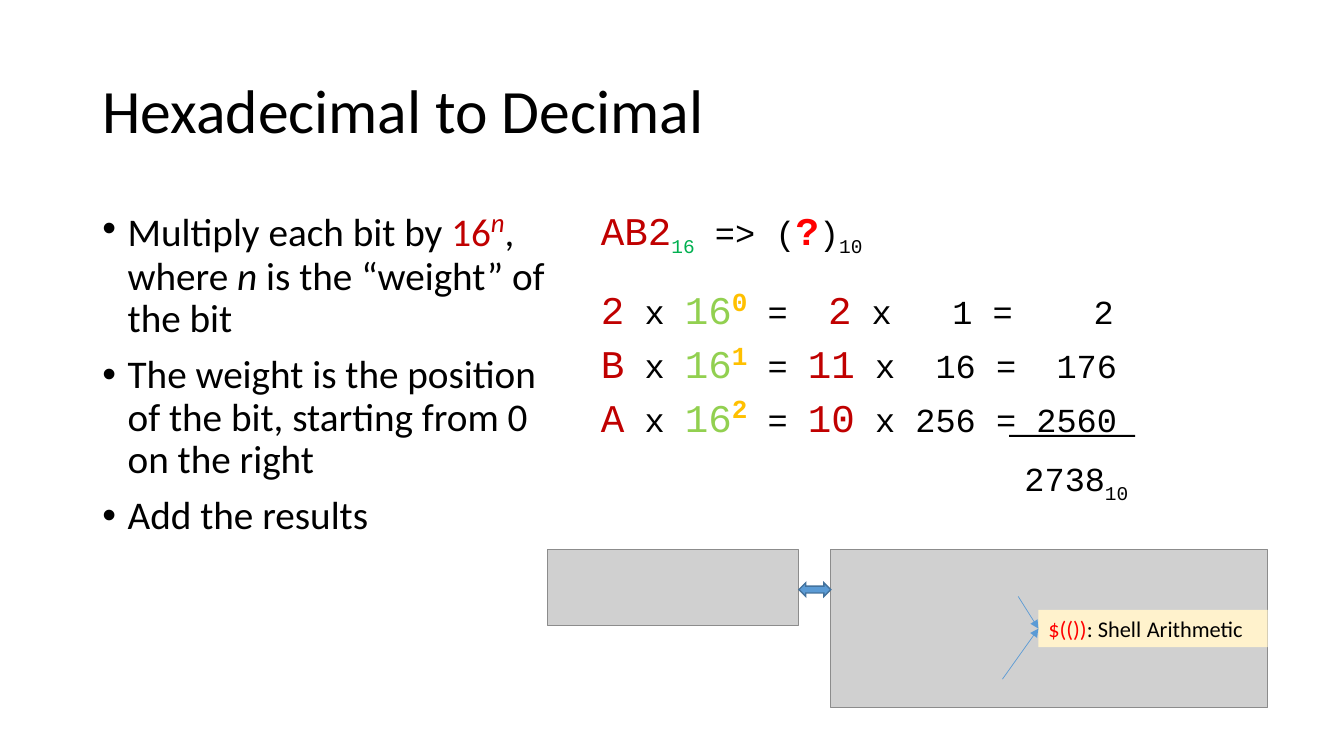
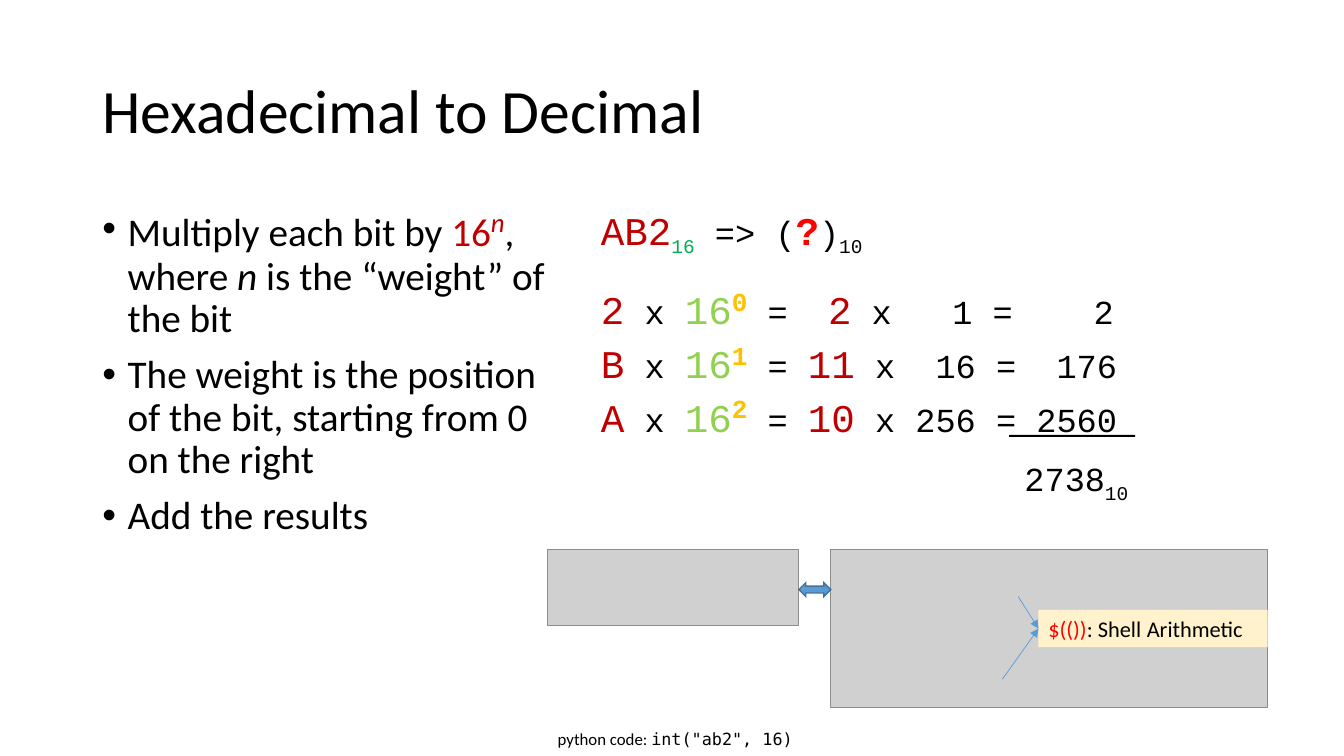
Before and after one commit to frankwxu/digital-forensics-lab, a slide deck: slide 11 of Basic_Computer_Skills_for_Forensics/0_Number_Systems.pptx (slide 7 before the commit). Drawn at 1344x756 pixels with LibreOffice and Linux fonts; fonts in the diff are those of the drawing; grey boxes stand for pictures; background and template pictures are left out. Boxes give left, top, right and bottom in pixels: in the first picture for what was removed or moved away, otherwise in the second. Text is boxed around its words. In the diff, an @@ line names an element or a change of style, - is before the commit and + after.

Commit message:
add python code to Number System PPT for demostrating data conversion

```diff
--- a/Basic_Computer_Skills_for_Forensics/0_Number_Systems.pptx
+++ b/Basic_Computer_Skills_for_Forensics/0_Number_Systems.pptx
@@ text added at bbox=[558, 732, 792, 748], 12 pt, text #000000 @@
+python code: int("ab2", 16)
```
Also in this commit, not shown: 6 other slides changed, 12 slides added, 1 other file.
